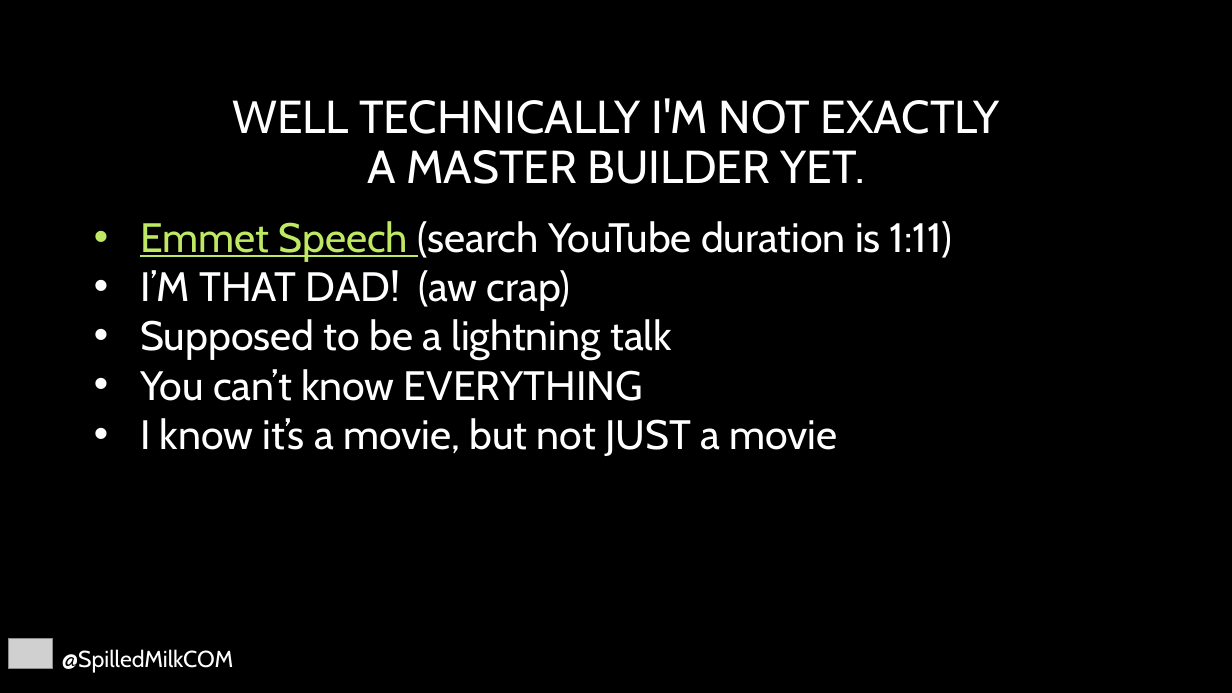
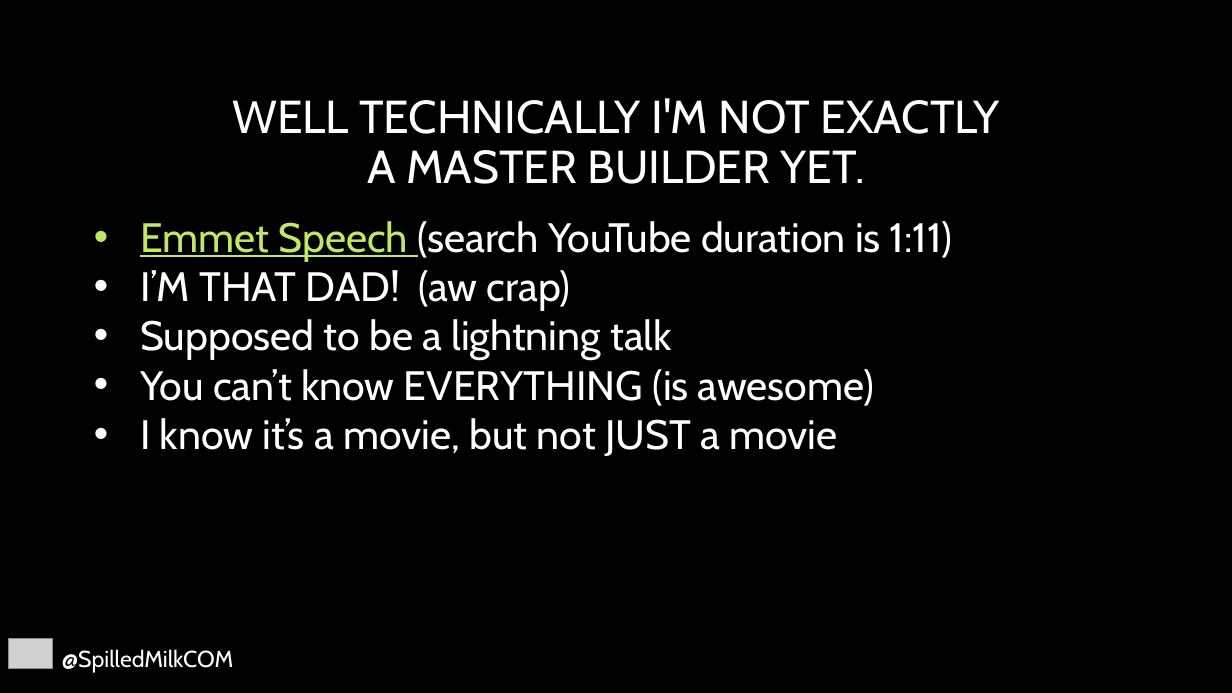
Before and after one commit to SpilledMilkCOM/DenDevDayUWP, a slide deck: slide 4 of Giving Back.pptx. Drawn at 1232x693 pixels with LibreOffice and Linux fonts; fonts in the diff are those of the drawing; grey boxes stand for pictures; background and template pictures are left out. Boxes give left, top, right and bottom in pixels: in the first picture for what was removed or moved away, otherwise in the second. Text is boxed around its words. In the diff, an @@ line names an element or a change of style, - is before the commit and + after.

```diff
--- a/Giving Back.pptx
+++ b/Giving Back.pptx
@@ text at box(140, 369, 874, 406): text changed @@
-• You can’t know EVERYTHING
+• You can’t know EVERYTHING (is awesome)
```
Also in this commit, not shown: 7 other slides changed, 1 slide added.
